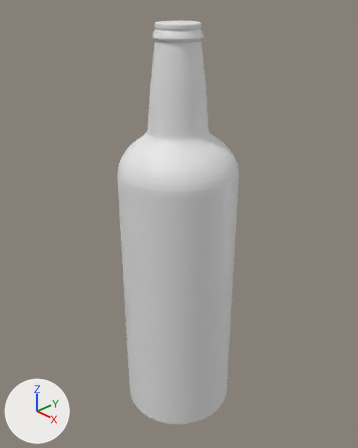
An edit to the Blender file garrafa-cerveja.blend, drawn before and after from the same camera.
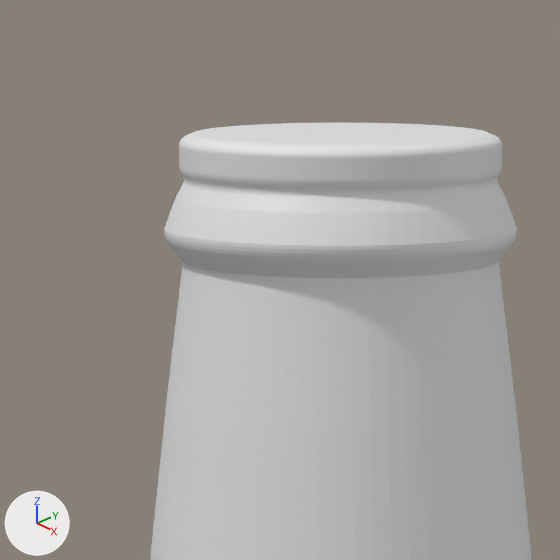
The first picture shows the older version from a camera (50 mm lens) standing at (0.226, -0.212, 0.167) and looking at (-0.004, 0.004, 0.012). The close-ups show the older and then the newer version on the part from 36% to 59% of the width and 1% to 19% of the height of that picture. Only the edits that show in the close-ups are written down. Every picture has the same lights, and +X, +Y and +Z are marked at lower left. The same objects are shown in both versions, whatever each file hides.

The older version as bpy lines, for what is in view:
```python
me_circle = bpy.data.meshes.new('Circle')
me_circle.from_pydata(...)  # 2625 vertices, 2624 faces; spans x -0.04..0.04, y -0.04..0.04, z 0.0..0.279
ob_circle = bpy.data.objects.new('Circle', me_circle)
ob_circle.location = (0.0, 0.0, -0.1342)
```
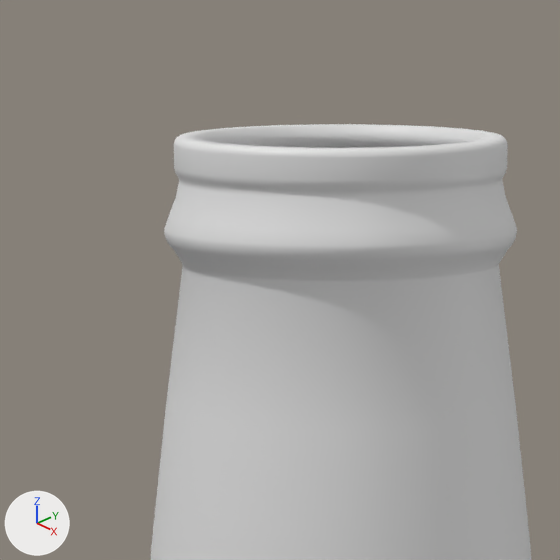
Pixel boxes [x1, y1, x2, y2] of what changed, in the close-ups (560 x 560 px; the box of a moved part takes in the faces that stretch with it):
'Circle', reshaped, modifiers changed: before [151, 123, 531, 560]; after [151, 124, 531, 560]
part 1 of me_circle, moved or reshaped: before [176, 123, 505, 213]; after [166, 124, 516, 431]
part 2 of me_circle, shading changed: before [176, 135, 505, 360]; after [174, 124, 508, 360]

Diff of the bpy script that builds the scene:
```diff
--- a/garrafa-cerveja.blend.py
+++ b/garrafa-cerveja.blend.py
@@ me_circle @@
 # used by ob_circle; location = (0.0, 0.0, -0.1342)
-me_circle.from_pydata(...)  # 2625 vertices, 2624 faces; spans x -0.04..0.04, y -0.04..0.04, z 0.0..0.279
+me_circle.from_pydata(...)  # 3520 vertices, 3457 faces; spans x -0.04..0.04, y -0.04..0.04, z -0.009..0.279
+# me_circle part 1: 46 vertices moved from x -0.014..0.014, y -0.014..0.014, z 0.276 to x -0.014..0.014, y -0.014..0.014, z 0.275..0.276; 352 vertices removed from x -0.013..0.013, y -0.013..0.013, z 0.275..0.279; 415 vertices added at x -0.014..0.014, y -0.014..0.014, z 0.269..0.279
+# me_circle part 2: 1509 kept faces spanning x -0.04..0.04, y -0.04..0.04, z 0.0..0.279 are now shaded smooth
+# other edits to the shape of me_circle do not show in these pictures
@@ ob_circle @@
 ob_circle.location = (0.0, 0.0, -0.1342)
+_m = ob_circle.modifiers.new('Solidify', 'SOLIDIFY')
+_m.thickness = 0.002
```
